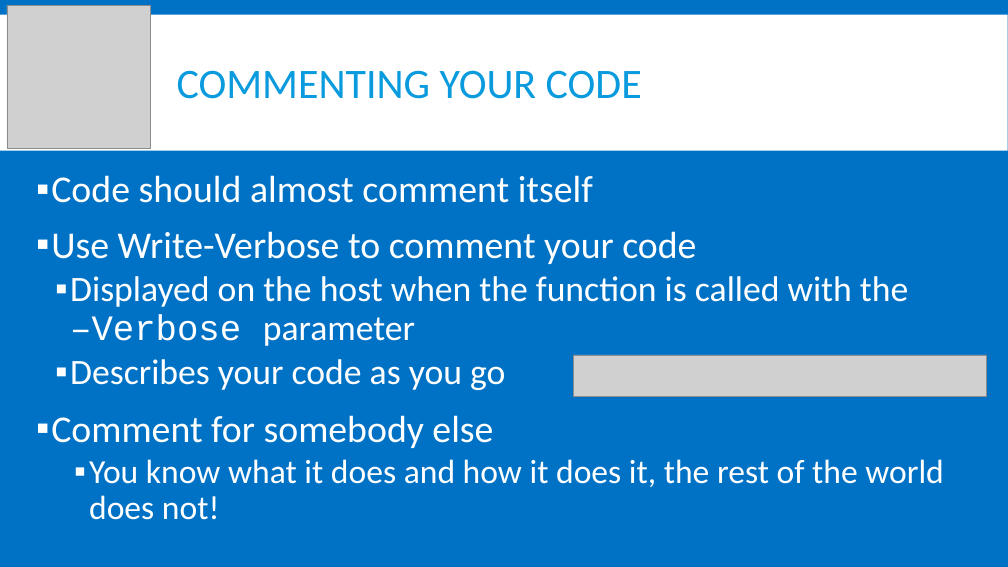
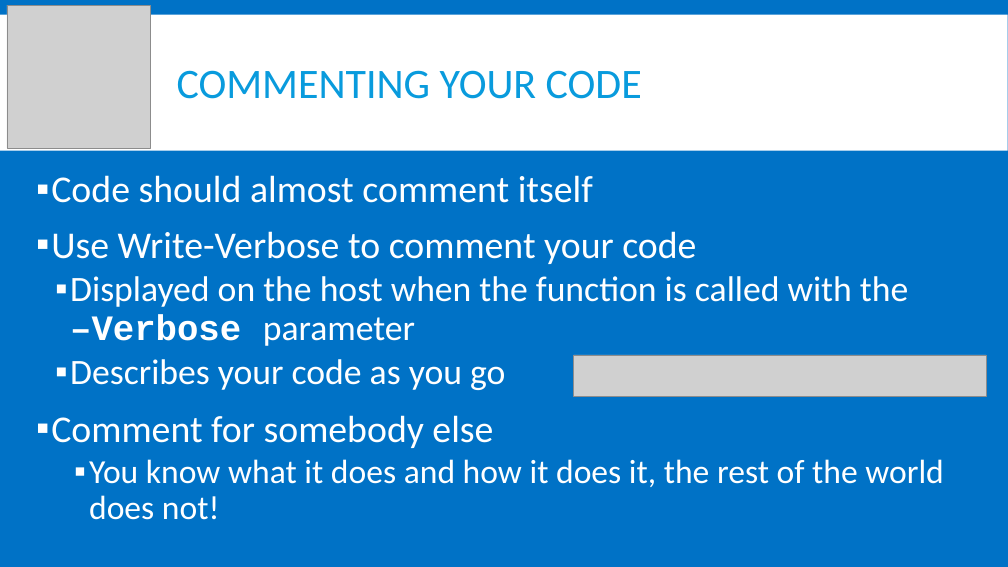
Before and after one commit to powershellorguk/Scotland, a slide deck: slide 17 of 2017/June/Coding For Strangers.pptx (slide 10 before the commit). Drawn at 1008x567 pixels with LibreOffice and Linux fonts; fonts in the diff are those of the drawing; grey boxes stand for pictures. Boxes give left, top, right and bottom in pixels: in the first picture for what was removed or moved away, otherwise in the second. Text is boxed around its words. In the diff, an @@ line names an element or a change of style, - is before the commit and + after.

```diff
--- a/2017/June/Coding For Strangers.pptx
+++ b/2017/June/Coding For Strangers.pptx
@@ text at (70, 276, 908, 346): bold on in "–Verbose" @@
```
Also in this commit, not shown: 6 other slides changed, 13 slides added, 4 slides removed, 1 other file.
